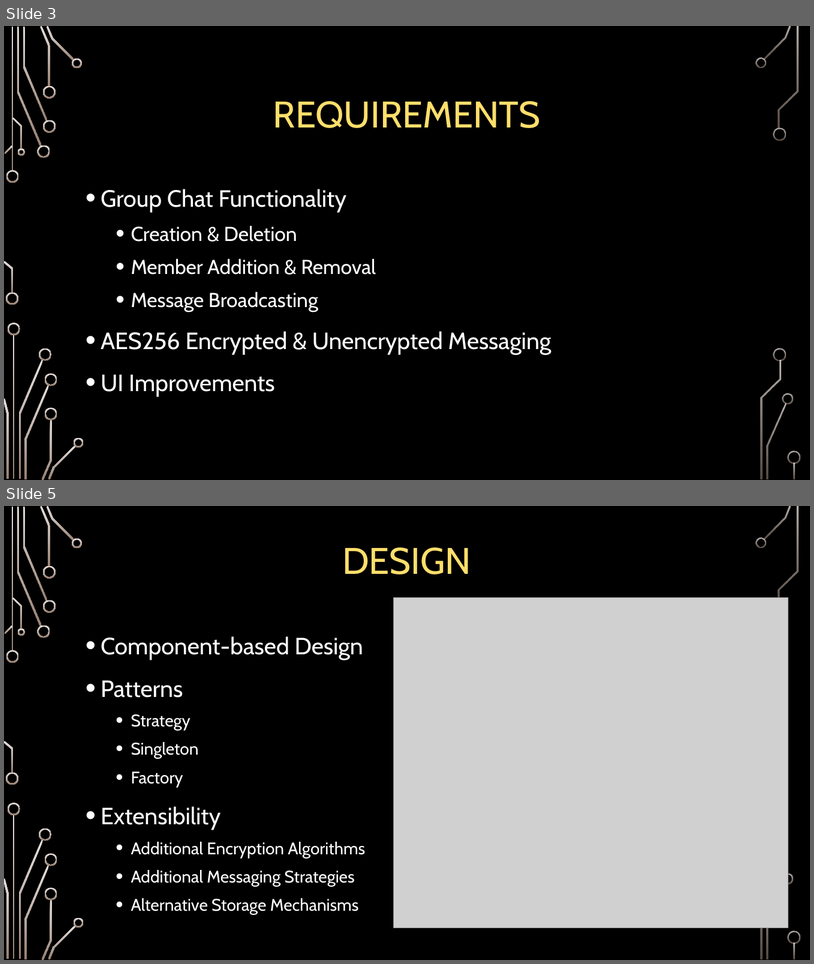
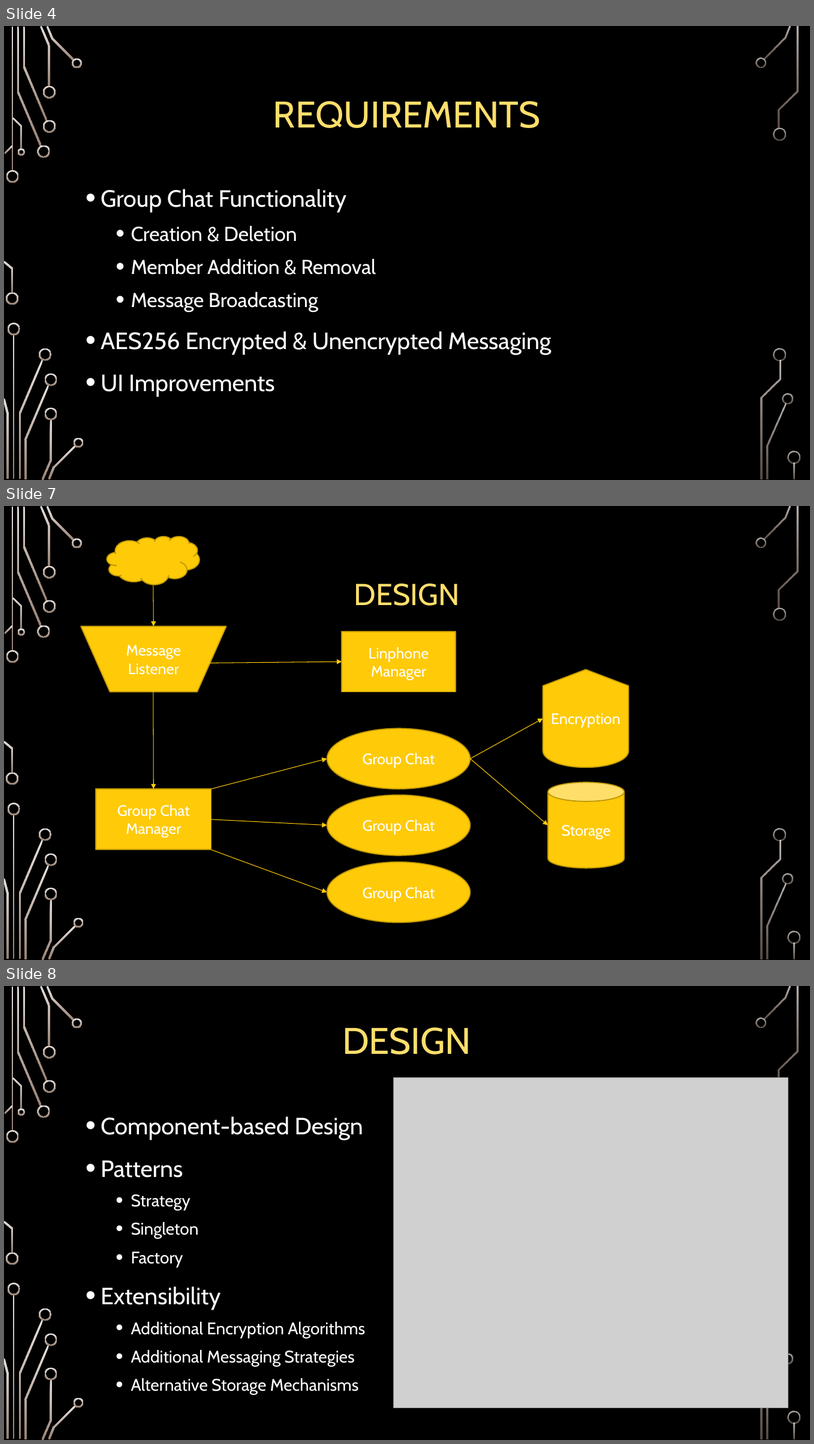
Before and after one commit to psengelke/linphone-android-group-chat, a slide deck: Project Documentation/Demos/Nanoteq Demo/demo_nanoteq_2.pptx. Shown one above the other, each under a label of ours: slides 3 and 5 before the commit, slides 4, 7 and 8 after it; the slides between them are not shown. The pictures are 814x964 and 814x1444 pixels, drawn with LibreOffice and Linux fonts; fonts in the diff are those of the drawing; grey boxes stand for pictures; background and template pictures are left out. Boxes give left, top, right and bottom in pixels: in the first picture for what was removed or moved away, otherwise in the second. Text is boxed around its words. In the diff, an @@ line names an element or a change of style, - is before the commit and + after.

```diff
--- a/Project Documentation/Demos/Nanoteq Demo/demo_nanoteq_2.pptx
+++ b/Project Documentation/Demos/Nanoteq Demo/demo_nanoteq_2.pptx
@@ slide 7 added at (4,506,810,960), background picture (left out); not listed: 36 template elements that a slide beside it also shows @@
@@ cloud added at (107,536,200,585), fill #FFCA08, outline #BD9506 1.25 pt @@
@@ arrow added from (153, 583) to (153, 627), #FFCA08 0.75 pt @@
@@ title added at (354,583,460,606), 36 pt, text #FFDF6B @@
+DESIGN
@@ flow chart manual operation added at (81,627,227,692), fill #FFCA08, outline #BD9506 1.25 pt, 18 pt, text #FFFFFF @@
+Message Listener
@@ rectangle added at (342,631,456,692), fill #FFCA08, outline #BD9506 1.25 pt, 18 pt, text #FFFFFF @@
+Linphone Manager
@@ arrow added from (201, 663) to (342, 661), #FFCA08 0.75 pt @@
@@ flow chart display added at (543,669,629,768), fill #FFCA08, outline #BD9506 1.25 pt, 18 pt, text #FFFFFF @@
+Encryption
@@ arrow added from (153, 688) to (153, 789), #FFCA08 0.75 pt @@
@@ arrow added from (470, 758) to (543, 718), #FFCA08 0.75 pt @@
@@ ellipse added at (327,728,470,789), fill #FFCA08, outline #BD9506 1.25 pt, 18 pt, text #FFFFFF @@
+Group Chat
@@ arrow added from (212, 789) to (327, 758), #FFCA08 0.75 pt @@
@@ arrow added from (470, 758) to (548, 825), #FFCA08 0.75 pt @@
@@ rectangle added at (96,789,212,849), fill #FFCA08, outline #BD9506 1.25 pt, 18 pt, text #FFFFFF @@
+Group Chat Manager
@@ cylinder added at (548,783,624,868), fill #FFCA08, outline #BD9506 1.25 pt, 18 pt, text #FFFFFF @@
+Storage
@@ ellipse added at (327,795,470,855), fill #FFCA08, outline #BD9506 1.25 pt, 18 pt, text #FFFFFF @@
+Group Chat
@@ arrow added from (212, 819) to (327, 825), #FFCA08 0.75 pt @@
@@ arrow added from (212, 850) to (327, 892), #FFCA08 0.75 pt @@
@@ ellipse added at (327,862,470,922), fill #FFCA08, outline #BD9506 1.25 pt, 18 pt, text #FFFFFF @@
+Group Chat
@@ what was slide 3 is now slide 4 @@
@@ what was slide 5 is now slide 8 @@
```
Also in this commit, not shown: 1 slide changed, 2 other slides added, 1 other file.
